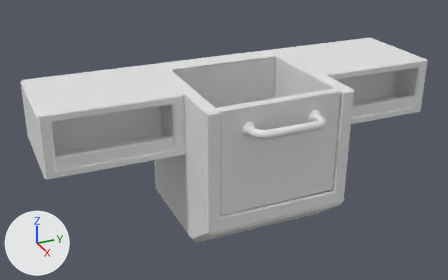
The FBX model Assets/Models/RepairDesk_TrashShelves.fbx, before and after one commit.
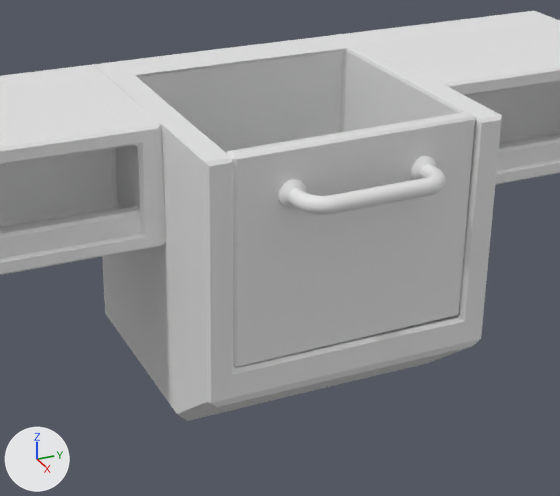
Each version appears first whole from a 50 mm camera at (2.127, -0.943, 0.681) aimed at (0.158, -0.057, -0.304), and next in a close-up on the part from 23% to 86% of the width and 12% to 100% of the height. The axes (+X, +Y, +Z) are drawn at lower left. The lights are the same throughout. Where no turn or scale is listed for an object, it has been applied to the vertices. Vertices at the same position are counted once.

The older version as bpy lines, for what is in view:
```python
me_cube_023 = bpy.data.meshes.new('Cube.023')
me_cube_023.from_pydata(...)  # 210 vertices, 214 faces; spans x -0.34..0.24, y -0.77..0.77, z -0.42..0.16
me_cube_023.materials.append(mat_aws_parts)  # its picture is missing
me_cube_320 = bpy.data.meshes.new('Cube.320')
me_cube_320.from_pydata(...)  # 332 vertices, 326 faces; spans x -0.142..0.131, y -0.228..0.228, z -0.005..0.387
me_cube_320.materials.append(mat_aws_parts)  # its picture is missing
ob_repairdesk_shelves = bpy.data.objects.new('repairDesk_shelves', me_cube_023)
ob_repairdesk_shelves.location = (0.225, 0.025, -0.207)
ob_trashchute = bpy.data.objects.new('trashChute', me_cube_320)
ob_trashchute.location = (0.411, 0.023, -0.437)
```
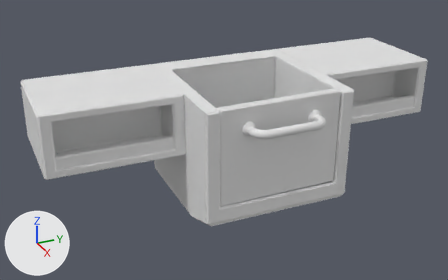
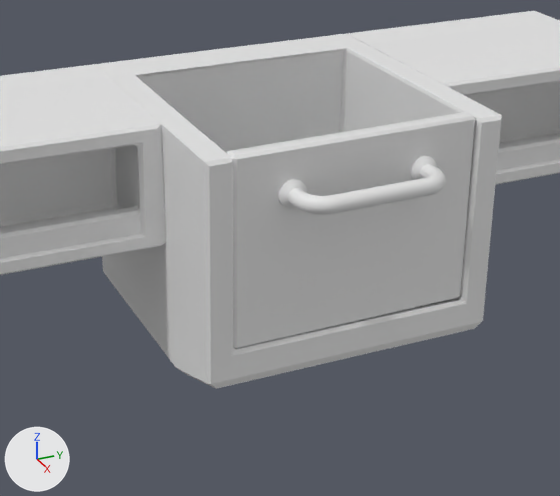
The change, as a list of edits to the scene's bpy script:
```text
Change me_cube_023:
    where me_cube_023.from_pydata(...)  # 210 vertices, 214 faces; spans x -0.34..0.24, y -0.77..0.77, z -0.42..0.16
    used by ob_repairdesk_shelves; location = (0.225, 0.025, -0.207)
    me_cube_023 part 2: all 31 vertices in x -0.24..0.24, y -0.28..0.28, z -0.33..-0.23 are moved by (0.0, 0.0, 0.04)
    me_cube_023 part 3: all 13 vertices in x -0.34..0.09, y -0.28..0.28, z -0.42..-0.39 are moved by (0.0, 0.0, 0.1)
Change me_cube_320:
    where me_cube_320.from_pydata(...)  # 332 vertices, 326 faces; spans x -0.142..0.131, y -0.228..0.228, z -0.005..0.387
    used by ob_trashchute; location = (0.411, 0.023, -0.437)
    me_cube_320 part 1: all 30 vertices in x -0.142..0.044, y -0.228..0.228, z -0.005..0.05 are moved by (0.0, 0.0, 0.037)
```

What differs and where, as boxes [x1, y1, x2, y2] in the close-ups (560 x 496 px; the box of a moved part takes in the faces that stretch with it):
'repairDesk_shelves', reshaped
    before: [0, 11, 560, 421]
    after: [0, 11, 560, 389]
'trashChute', reshaped (7% shorter)
    before: [227, 112, 475, 367]
    after: [227, 112, 475, 349]
part 1 of me_cube_320, moved or reshaped
    before: [233, 293, 461, 367]
    after: [233, 293, 460, 349]
part 2 of me_cube_023, moved or reshaped
    before: [206, 222, 491, 407]
    after: [206, 222, 491, 389]
part 3 of me_cube_023, moved or reshaped
    before: [102, 242, 472, 421]
    after: [102, 242, 209, 385]
